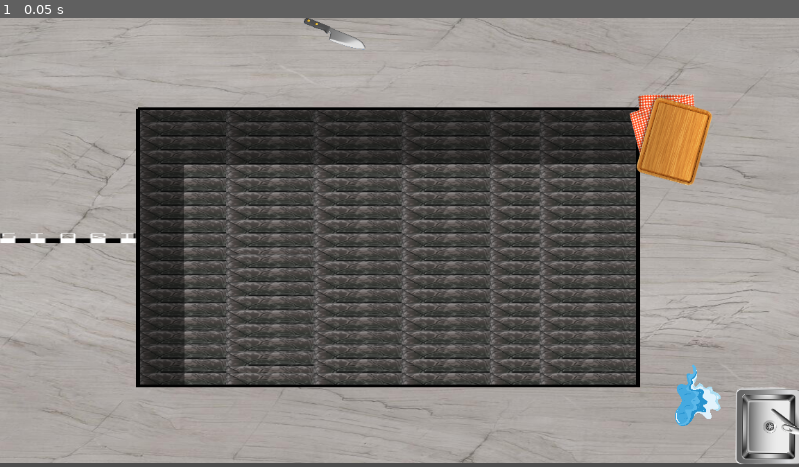
Above: before the commit, frame 1.
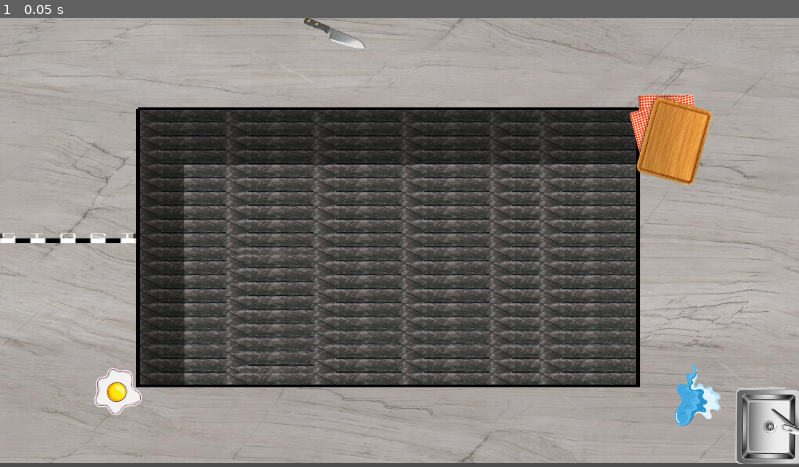
Above: after the commit, the same moment.

Repository: prathamshah2207/LudumDare56-Tiny_Racing
Game: Godot game, scene res://Scenes/kitchen_counter_track.tscn
Same seed, same stepped clock (60 frames per second), same inputs: the game is played once before the commit and once after it.
Inputs:
- Up to frame 1 (0.05 s): no input

The runs differ from the first frame. In frame 1, 0.4% of the frame differs, in the area x 11-18%, y 77-89%.

Commit message:
add the omlet to main frame and also set the collision to spilled water and omlet to 2

Diff:
--- a/Scenes/kitchen_counter_track.tscn
+++ b/Scenes/kitchen_counter_track.tscn
@@ -8,6 +8,7 @@
 [ext_resource type="Texture2D" uid="uid://4mw6hu2p16wh" path="res://resources/startline/start piskel.png" id="4_oedf3"]
 [ext_resource type="Texture2D" uid="uid://cuqc7074qvj6h" path="res://Sprites/water_spilled.svg" id="5_35an8"]
 [ext_resource type="Texture2D" uid="uid://bci7dynealimw" path="res://Sprites/sink1.png" id="6_qgwdi"]
+[ext_resource type="Texture2D" uid="uid://6kpvobrv4483" path="res://Sprites/friedEgg_128.png" id="7_q0hnc"]
 
 [sub_resource type="TileSetAtlasSource" id="TileSetAtlasSource_7fgtb"]
 texture = ExtResource("2_lt1y8")
@@ -1751,6 +1752,9 @@
 [sub_resource type="RectangleShape2D" id="RectangleShape2D_iabfj"]
 size = Vector2(464.293, 534.997)
 
+[sub_resource type="CircleShape2D" id="CircleShape2D_4ivv3"]
+radius = 32.0156
+
 [sub_resource type="RectangleShape2D" id="RectangleShape2D_tk2or"]
 size = Vector2(20, 642.5)
 
@@ -1857,6 +1861,23 @@
 rotation = 1.88057
 shape = SubResource("RectangleShape2D_iabfj")
 
+[node name="omlet" type="StaticBody2D" parent="CounterSurface/Obstacles"]
+z_index = 5
+rotation = 1.26452
+scale = Vector2(0.2, 0.2)
+
+[node name="Sprite2D" type="Sprite2D" parent="CounterSurface/Obstacles/omlet"]
+position = Vector2(2821.34, 16.436)
+rotation = 0.00552252
+scale = Vector2(3.02628, 3.10385)
+texture = ExtResource("7_q0hnc")
+
+[node name="CollisionShape2D" type="CollisionShape2D" parent="CounterSurface/Obstacles/omlet"]
+position = Vector2(2821.34, 16.4354)
+rotation = 1.88057
+scale = Vector2(5, 5)
+shape = SubResource("CircleShape2D_4ivv3")
+
 [node name="TrackBoundaries" type="StaticBody2D" parent="."]
 
 [node name="left_edge" type="CollisionShape2D" parent="TrackBoundaries"]
Not shown: 1 places in Scenes/kitchen_counter_track.tscn that only renumber resources
